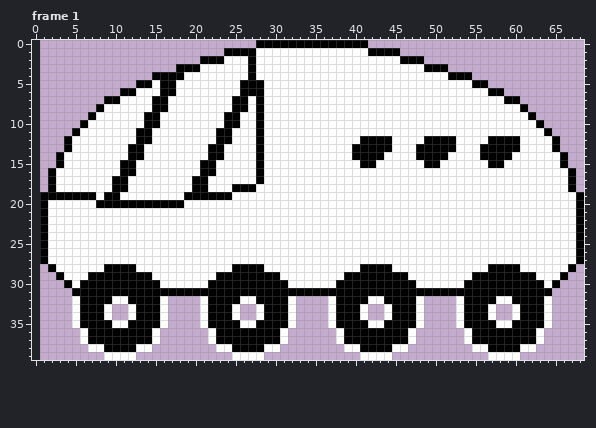
Edited in one commit: pixel-art file (assets/enemies/enemy_train.aseprite). Above: the version before the commit.
68x40 pixels, 1 frame. Shown: frame 1. The old version is drawn lined up with the new one, on the new canvas. The commit also changed other frames, which this record leaves out.
The result:
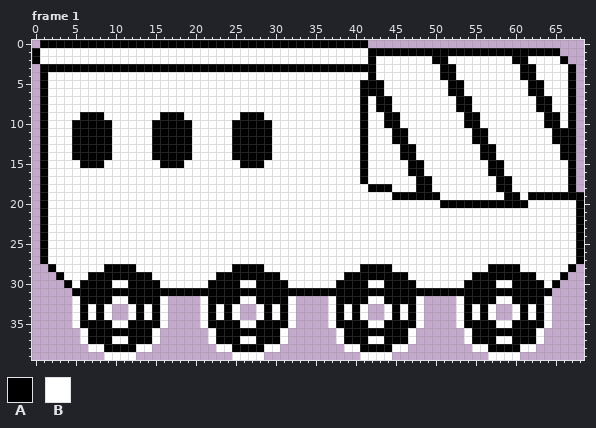
Palette (. is transparent): A #000000  B #ffffff
Change:
canvas 68x40 -> 69x40, the old top-left corner now at 1,0
Frame 1:
Colour A now appears in row 0 at x 1 to 27; in row 1 at x 0 and 46 to 65; in row 2 at x 0, 50 to 51, 60 to 61 and 66; in row 3 at x 1 to 17, 52, 61 to 62 and 67; in row 4 at x 1, 61 to 62 and 67; in rows 5 to 6 at x 1, 62 to 63 and 67.
Colour A now appears in rows 7 to 8 at x 1, 63 to 64 and 67; in row 9 at x 1, 6, 64 to 65 and 67; in row 10 at x 1, 5, 64 to 65 and 67; in row 11 at x 1 and 65 to 67; in rows 12 to 13 at x 1 and 66 to 67; in rows 14 to 15 at x 1 and 67.
Colour A now appears in rows 16 to 18 at x 1.
The author changed colour B to colour A in row 2 at x 42; in row 3 at x 21 to 26 and 28 to 42; in row 4 at x 42 and 51; in rows 5 to 6 at x 41 to 43 and 52 to 53; in rows 7 to 8 at x 41, 43 to 44 and 53 to 54; in row 9 at x 8, 16 to 18, 26 to 27, 41, 44 to 45 and 54 to 55.
The author changed colour B to colour A in row 10 at x 7 to 9, 16 to 19, 26 to 27, 29, 41, 44 to 45 and 54 to 55; in row 11 at x 6 to 9, 15 to 19, 25 to 27, 29, 41, 45 to 46 and 55 to 56; in row 12 at x 5 to 9, 15 to 19, 25 to 27, 29, 45 to 46 and 55 to 56; in rows 13 to 14 at x 5 to 9, 15 to 19, 25 to 27, 29 and 46 to 47; in row 15 at x 6 to 8, 16 to 18, 26 to 27 and 47 to 48; in row 16 at x 41, 47 to 48 and 57 to 58.
The author changed colour B to colour A in row 17 at x 41, 48 to 49 and 58 to 59; in row 18 at x 42 to 44, 48 to 49 and 58 to 59; in row 19 at x 45 to 50, 59 to 60 and 62 to 67; in row 20 at x 51 to 61.
Colour B now appears in row 1 at x 1 to 23; in row 2 at x 1 to 20, 49, 52 to 59 and 62 to 65; in row 3 at x 53 to 60 and 63 to 66; in row 4 at x 2 to 14, 55 to 60 and 63 to 66; in row 5 at x 2 to 12, 57 to 61 and 64 to 66; in row 6 at x 2 to 10, 59 to 61 and 64 to 66.
Colour B now appears in row 7 at x 2 to 8, 61 to 62 and 65 to 66; in row 8 at x 2 to 7, 62 and 65 to 66; in row 9 at x 2 to 5, 63 and 66; in row 10 at x 2 to 4 and 66; in row 11 at x 2 to 4; in rows 12 to 13 at x 2 to 3.
Colour B now appears in rows 14 to 15 at x 2.
The author changed colour A to colour B in row 1 at x 24 to 27; in row 2 at x 21 to 23, 27 and 46 to 48; in row 3 at x 49 to 50; in row 4 at x 15 to 18, 27 and 53 to 54; in row 5 at x 13 to 14, 16 to 17, 26 to 28 and 55 to 56; in row 6 at x 11 to 12, 16 to 17, 26 to 28 and 57 to 58.
The author changed colour A to colour B in row 7 at x 9 to 10, 15 to 16, 25 to 26, 28 and 59 to 60; in row 8 at x 8, 15 to 16, 25 to 26, 28 and 61; in row 9 at x 14 to 15, 24 to 25 and 62; in row 10 at x 14, 24 and 63; in row 11 at x 13 to 14, 23 to 24 and 64; in row 12 at x 4, 13 to 14, 23 to 24, 42 to 44, 49 to 52 and 57 to 60.
The author changed colour A to colour B in row 13 at x 4, 12 to 13, 22 to 23, 40, 42 to 44, 48 to 52, 58 to 60 and 65; in row 14 at x 3, 12 to 13, 22 to 23, 40, 42 to 43, 48 to 51 and 58 to 59; in row 15 at x 3, 11 to 12, 21 to 22, 42, 49 to 50 and 66; in row 16 at x 2, 11 to 12, 21 to 22 and 28; in row 17 at x 2, 10 to 11, 20 to 21 and 28; in row 18 at x 2, 10 to 11, 20 to 21 and 25 to 27.
The author changed colour A to colour B in row 19 at x 2 to 7, 9 to 10 and 19 to 24; in row 20 at x 8 to 18; in row 30 at x 10 to 11, 26 to 27, 42 to 43 and 58 to 59; in rows 33 to 34 at x 7, 14, 23, 30, 39, 46, 55 and 62; in row 37 at x 10 to 11, 26 to 27, 42 to 43 and 58 to 59.
Where, in picture pixels (left, top, right, bottom), the same in both pictures:
changed: (32, 40, 576, 208)
changed: (88, 280, 152, 344)
changed: (216, 280, 280, 344)
changed: (344, 280, 408, 344)
changed: (472, 280, 536, 344)
